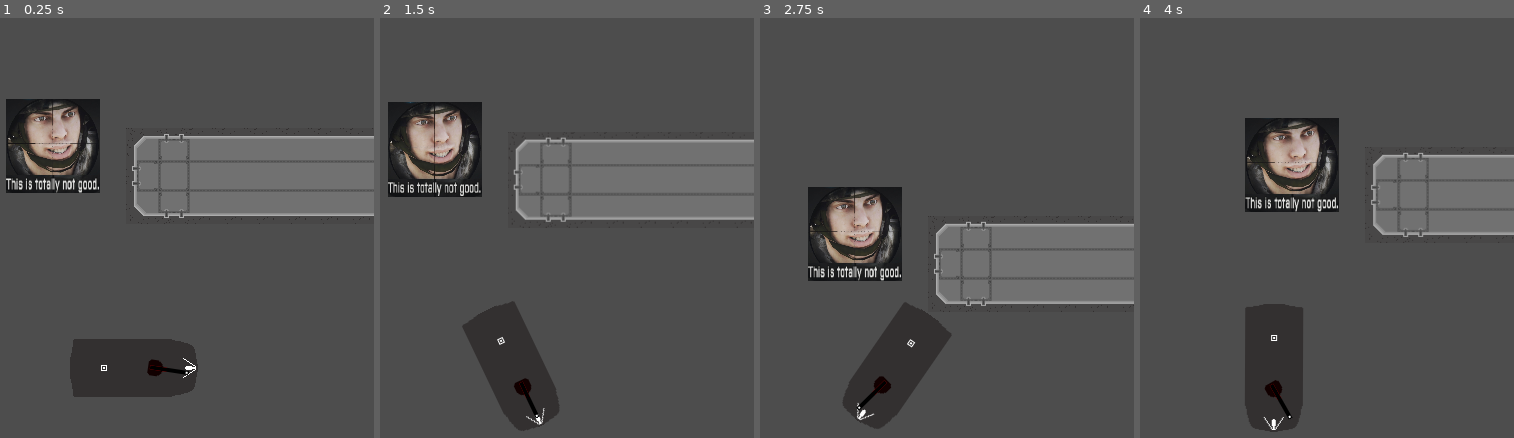
Above: before the commit, frames 1-4 (left to right).
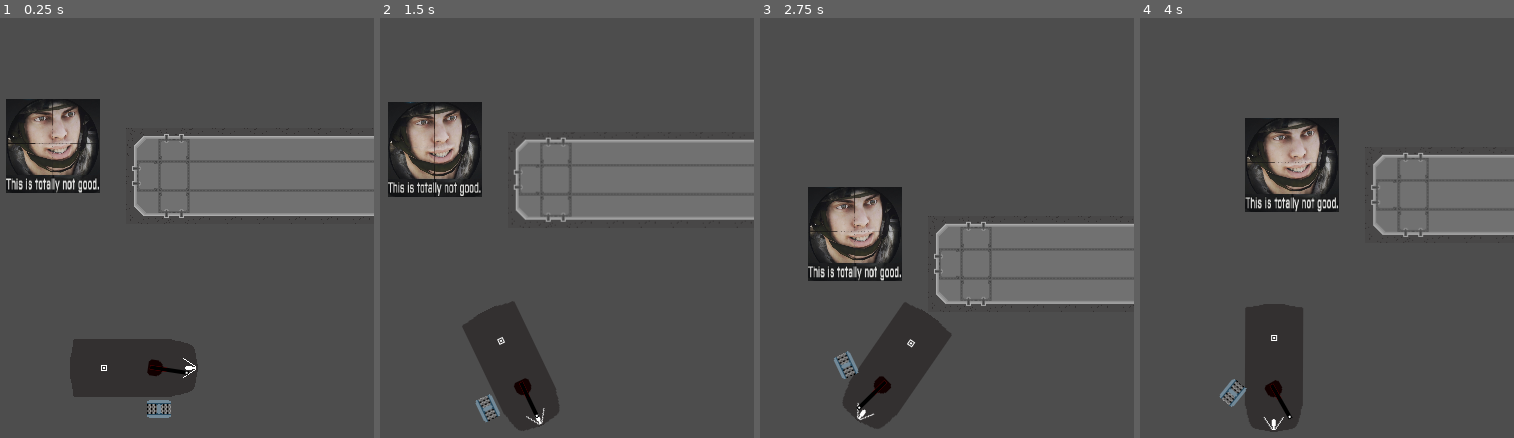
Above: after the commit, the same moments.

Repository: CatWizard47/WormGame
Game: Godot game, scene res://Scenes/main_test_thingy.tscn
Two runs of this game, one before a commit and one after it. Both use one fixed random seed, a clock stepped at 60 frames per second and the inputs below.
Inputs (mouse positions are in pixels of both pictures, inside the frame that each line leads up to):
- Up to frame 1 (0.25 s): no input
- Up to frame 2 (1.5 s): move the mouse to (619, 333) at 0.52 s; press the mouse at (619, 333) at 0.53 s; hold D (move_right) 0.53-1.28 s; move the mouse to (417, 404) at 1.27 s; release the mouse at (417, 404) at 1.28 s; hold S (move_backward) from 1.28 s (still down); click (417, 404) at 1.35 s
- Up to frame 3 (2.75 s): move the mouse to (943, 211) at 2.02 s; release S (move_backward) at 2.03 s; press the mouse at (943, 211) at 2.03 s; hold D (move_right) from 2.03 s (still down)
- Up to frame 4 (4 s): move the mouse to (outside the picture) at 2.77 s; release D (move_right) at 2.78 s; release the mouse at (outside the picture) at 2.78 s; hold W (move_forward) 2.78-3.53 s; click (outside the picture) at 2.85 s; move the mouse to (outside the picture) at 3.52 s; press the mouse at (outside the picture) at 3.53 s; hold A (move_left) from 3.53 s (still down)

The runs differ from the first frame. In frame 1, 0.2% of the frame differs, in the area x 39-46%, y 90-96%; in frame 2, 0.2%; in frame 3, 0.2%, in the area x 19-27%, y 79-86%; in frame 4, 0.2%.

Commit message:
setup for track modules

Diff:
--- a/Scenes/player.tscn
+++ b/Scenes/player.tscn
@@ -3,6 +3,7 @@
 [ext_resource type="Script" uid="uid://m4n14id8pcxq" path="res://scripts/player.gd" id="1_6t5aa"]
 [ext_resource type="Texture2D" uid="uid://dxl8likyr37n8" path="res://Resources/Hulls/hull_test.png" id="2_onrkg"]
 [ext_resource type="PackedScene" uid="uid://bkhtrtgemtxcv" path="res://Scenes/player_main_turret.tscn" id="3_i3pqv"]
+[ext_resource type="PackedScene" uid="uid://bmapecm5pduoa" path="res://Scenes/track_module_node.tscn" id="4_vgqql"]
 
 [sub_resource type="RectangleShape2D" id="RectangleShape2D_onrkg"]
 size = Vector2(127, 58)
@@ -34,3 +35,6 @@
 
 [node name="player_main_turret" parent="." unique_id=444234207 instance=ExtResource("3_i3pqv")]
 position = Vector2(21, 0)
+
+[node name="Track_module_node" parent="." unique_id=316634533 instance=ExtResource("4_vgqql")]
+position = Vector2(25, 41)
--- /dev/null
+++ b/Scenes/track_module_node.tscn
@@ -0,0 +1,42 @@
+[gd_scene format=3 uid="uid://bmapecm5pduoa"]
+
+[ext_resource type="Script" uid="uid://bwqdhks6swn0l" path="res://scripts/track_module_node.gd" id="1_n7xal"]
+[ext_resource type="Texture2D" uid="uid://d2634j0kstrwh" path="res://Resources/Legs/Track_tes_frame1.png" id="2_lqwiu"]
+[ext_resource type="Texture2D" uid="uid://b817wvyrh2ld3" path="res://Resources/Legs/Track_tes_frame2.png" id="3_fpyn1"]
+[ext_resource type="Texture2D" uid="uid://bfb2pnls4u7t6" path="res://Resources/Legs/Track_tes_frame3.png" id="4_botgd"]
+[ext_resource type="Texture2D" uid="uid://d10qi7c81jflo" path="res://Resources/Legs/Track_tes_frame4.png" id="5_1n7vx"]
+
+[sub_resource type="SpriteFrames" id="SpriteFrames_o40nt"]
+animations = [{
+"frames": [{
+"duration": 1.0,
+"texture": ExtResource("2_lqwiu")
+}, {
+"duration": 1.0,
+"texture": ExtResource("3_fpyn1")
+}, {
+"duration": 1.0,
+"texture": ExtResource("4_botgd")
+}, {
+"duration": 1.0,
+"texture": ExtResource("5_1n7vx")
+}],
+"loop": 1,
+"name": &"default",
+"speed": 5.0
+}]
+
+[sub_resource type="RectangleShape2D" id="RectangleShape2D_gft63"]
+size = Vector2(24, 20)
+
+[node name="Track_module_node" type="RigidBody2D" unique_id=316634533]
+gravity_scale = 0.0
+script = ExtResource("1_n7xal")
+
+[node name="track_animation" type="AnimatedSprite2D" parent="." unique_id=2106998931]
+sprite_frames = SubResource("SpriteFrames_o40nt")
+frame = 2
+frame_progress = 0.046333656
+
+[node name="track_collision_shape" type="CollisionShape2D" parent="." unique_id=2052966085]
+shape = SubResource("RectangleShape2D_gft63")
--- a/scripts/player_main_turret.gd
+++ b/scripts/player_main_turret.gd
@@ -2,7 +2,7 @@
 
 @export var rotation_speed : float = 0.01
 @export var start_rotation_radian: float = 0 # 0rad = aligned with hull #
-@export var accuracy_margin_radian: float = 0.01
+@export var accuracy_margin_radian: float = 0.001
 @export var rotation_limit_radian: float = PI  # must be within [PI, 0), PI to ignore
 var left_rotation_limit: float
 var right_rotation_limit: float
@@ -34,16 +34,18 @@
 func _rotate() -> void:
 	mouse_position = get_local_mouse_position()
 	desired_rotation = mouse_position.angle()
-	if desired_rotation > 0:
-		rotation += rotation_speed
-	else:
-		rotation -= rotation_speed
-	if rotation_flag:
-		rotation = clampf(rotation, left_rotation_limit, right_rotation_limit)
-	else:
-		if abs(rotation) > PI:
-			rotation = -signf(rotation) * PI
+	if abs(rotation - desired_rotation) > accuracy_margin_radian:
+		if desired_rotation > 0:
+			rotation += rotation_speed
+		else:
+			rotation -= rotation_speed
+		if rotation_flag:
+			rotation = clampf(rotation, left_rotation_limit, right_rotation_limit)
+		else:
+			if abs(rotation) > PI:
+				rotation = -signf(rotation) * PI
 	print(rotation)
+
 
 	#print("cond = ", desired_rotation - global_rotation, "  desired = " ,desired_rotation)
 	#print("global = ", global_rotation, "  local = " ,rotation)
@@ -54,3 +56,4 @@
 	_rotate()
 	if Input.is_action_pressed("M1_clicked"):
 		print("Shootat:")
+		#here_gun_fire_resource
--- /dev/null
+++ b/scripts/track_module_node.gd
@@ -0,0 +1,13 @@
+extends RigidBody2D
+@export var parent_velocity: Vector2
+
+# Called when the node enters the scene tree for the first time.
+func _ready() -> void:
+	pass # Replace with function body.
+
+
+# Called every frame. 'delta' is the elapsed time since the previous frame.
+func _process(delta: float) -> void:
+	parent_velocity = get_parent().velocity
+	if parent_velocity.length() > 0:
+		global_rotation = parent_velocity.normalized().angle()
Binary file changed: Resources/Legs/Track_tes_frame1.png
Not shown, changed: Resources/Legs/Track_tes_frame1.png.import
Binary file changed: Resources/Legs/Track_tes_frame2.png
Not shown, changed: Resources/Legs/Track_tes_frame2.png.import
Binary file changed: Resources/Legs/Track_tes_frame3.png
Not shown, changed: Resources/Legs/Track_tes_frame3.png.import
Binary file changed: Resources/Legs/Track_tes_frame4.png
Not shown, changed: Resources/Legs/Track_tes_frame4.png.import
Not shown, added: scripts/track_module_node.gd.uid
Not shown, removed: player_main_turret.tscn5061475426.tmp
Not shown, removed: player_main_turret.tscn5067330049.tmp
Not shown, removed: player_main_turret.tscn5788053917.tmp
(and 1 more such lines)
